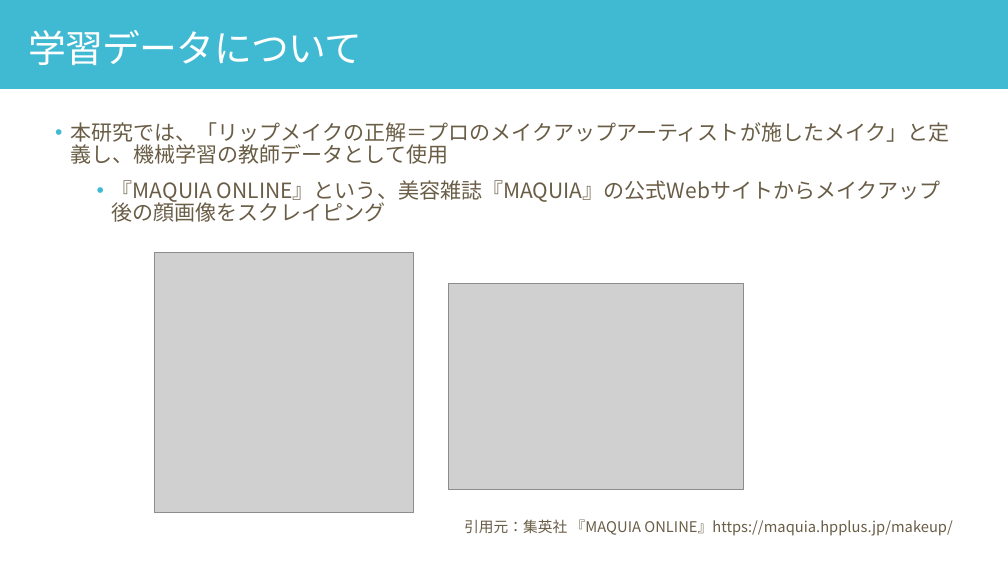
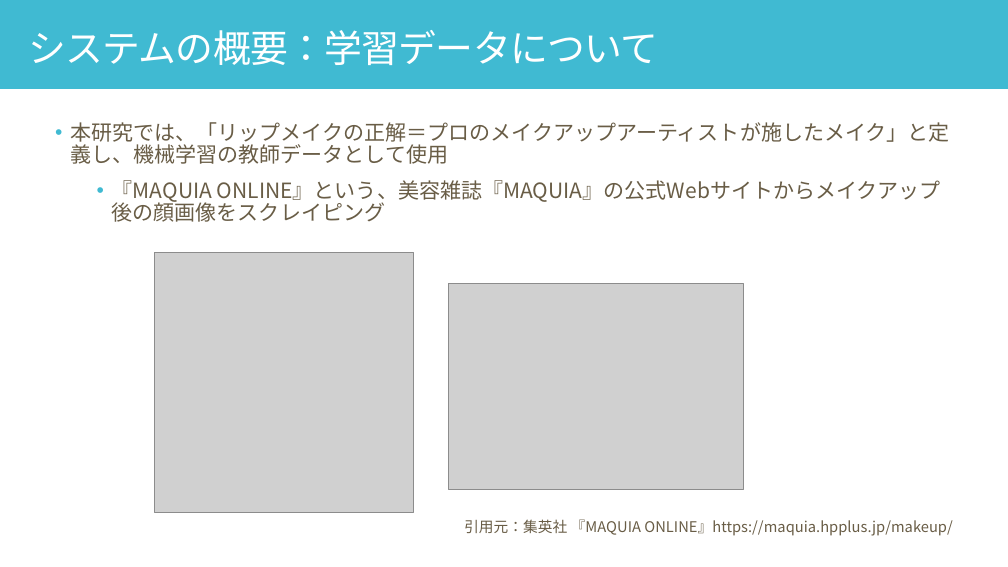
Before and after one commit to yuu5322/sci23, a slide deck: slide 9 of 口頭試問.pptx (slide 7 before the commit). Drawn at 1008x567 pixels with LibreOffice and Linux fonts; fonts in the diff are those of the drawing; grey boxes stand for pictures. Boxes give left, top, right and bottom in pixels: in the first picture for what was removed or moved away, otherwise in the second. Text is boxed around its words. In the diff, an @@ line names an element or a change of style, - is before the commit and + after.

```diff
--- a/口頭試問.pptx
+++ b/口頭試問.pptx
@@ text at (28,30,658,65): text changed @@
-学習データについて
+システムの概要：学習データについて
```
Also in this commit, not shown: 4 other slides changed, 6 slides added, 1 slide removed.
